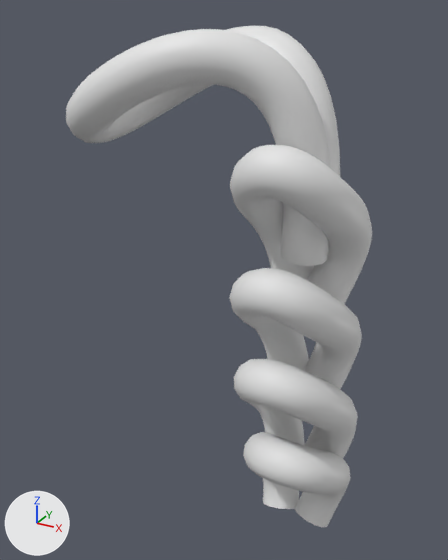
An edit to the Blender file src/models/assets/double-crochet.blend, drawn before and after from the same camera.
Both versions are drawn from a 50 mm lens placed at (0.0284, -0.0357, 0.0366), pointed at (0.0096, -0.0015, 0.0195). Arrows for +X, +Y and +Z are at lower left; the lights stay in place.

Names of what the first picture shows: 'DoubleCrochet'.
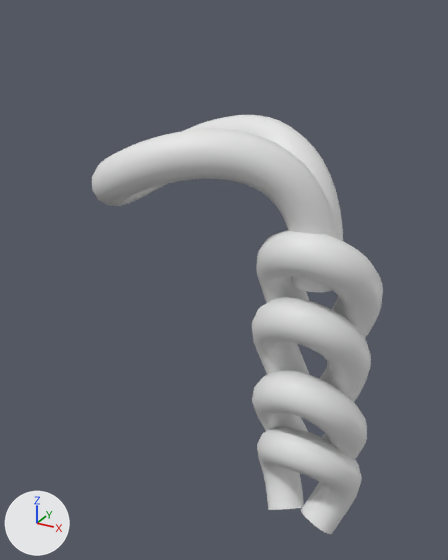
What changed in the scene script:
```text
Change cu_doublecrochet:
    where _sp = cu_doublecrochet.splines.new('NURBS'); _sp.points.add(6)
    remove _sp.points.foreach_set('co', [0.0158, -0.00275, 0.0228, 1.0, 0.0168, -0.00305, 0.0375, 1.0, 0.00368, -0.01, 0.0328, 1.0, -0.00214, -0.00281, 0.0261, 1.0, 0.00353, 0.00375, 0.0328, 1.0, 0.0166, -0.00191, 0.0376, 1.0, 0.0158, -0.00148, 0.0232, 1.0])
    add _sp.points.foreach_set('co', [0.0162, -0.00161, 0.0205, 1.0, 0.0165, -0.00156, 0.0305, 1.0, 0.00337, -0.00887, 0.0282, 1.0, -0.000846, -0.00121, 0.0213, 1.0, 0.00339, 0.00559, 0.0282, 1.0, 0.0164, -0.00111, 0.0305, 1.0, 0.0161, -0.000334, 0.0205, 1.0])
    where _sp = cu_doublecrochet.splines.new('NURBS'); _sp.points.add(6)
    remove _sp.points.foreach_set('co', [0.0141, -0.000393, 0.00067, 1.0, 0.0134, 0.00166, 0.00434, 1.0, 0.0128, -0.0043, 0.0082, 1.0, 0.0166, -0.00741, 0.0113, 1.0, 0.0194, -0.00427, 0.00827, 1.0, 0.0176, 0.00153, 0.00449, 1.0, 0.0167, -0.000518, 0.000771, 1.0])
    add _sp.points.foreach_set('co', [0.0149, -0.00101, 0.00105, 1.0, 0.0135, 0.00104, 0.00378, 1.0, 0.0128, -0.00089, 0.00647, 1.0, 0.0162, -0.004, 0.00976, 1.0, 0.0196, -0.000915, 0.00649, 1.0, 0.0186, 0.000968, 0.00387, 1.0, 0.0174, -0.00114, 0.00104, 1.0])
    where _sp = cu_doublecrochet.splines.new('NURBS'); _sp.points.add(6)
    remove _sp.points.foreach_set('co', [0.0147, -0.00147, 0.006, 1.0, 0.0135, 0.00139, 0.00992, 1.0, 0.0124, -0.00538, 0.0143, 1.0, 0.0157, -0.0077, 0.0177, 1.0, 0.0191, -0.00527, 0.0141, 1.0, 0.0182, 0.00123, 0.00985, 1.0, 0.0167, -0.00153, 0.00565, 1.0])
    add _sp.points.foreach_set('co', [0.015, 0.000272, 0.00561, 1.0, 0.0132, 0.000765, 0.00817, 1.0, 0.0126, -0.00192, 0.0112, 1.0, 0.016, -0.00429, 0.0152, 1.0, 0.0197, -0.00186, 0.0112, 1.0, 0.0188, 0.000829, 0.00809, 1.0, 0.0173, 0.00027, 0.00562, 1.0])
    where _sp = cu_doublecrochet.splines.new('NURBS'); _sp.points.add(6)
    remove _sp.points.foreach_set('co', [0.0152, -0.00184, 0.0115, 1.0, 0.0131, 0.00181, 0.0167, 1.0, 0.0121, -0.00568, 0.0195, 1.0, 0.0157, -0.0078, 0.0246, 1.0, 0.0189, -0.00569, 0.0194, 1.0, 0.0179, 0.00171, 0.0167, 1.0, 0.0163, -0.00196, 0.0117, 1.0])
    add _sp.points.foreach_set('co', [0.015, -0.000479, 0.0111, 1.0, 0.0131, 0.000542, 0.0138, 1.0, 0.0126, -0.00197, 0.0172, 1.0, 0.0159, -0.00429, 0.0198, 1.0, 0.0193, -0.00203, 0.0173, 1.0, 0.0187, 0.000606, 0.0138, 1.0, 0.0172, -0.000537, 0.011, 1.0])
    where _sp = cu_doublecrochet.splines.new('NURBS'); _sp.points.add(6)
    remove _sp.points.foreach_set('co', [0.0152, -0.00184, 0.0184, 1.0, 0.0131, 0.00181, 0.0237, 1.0, 0.0121, -0.00568, 0.0265, 1.0, 0.0157, -0.0078, 0.0315, 1.0, 0.0189, -0.00569, 0.0263, 1.0, 0.0179, 0.00171, 0.0236, 1.0, 0.0163, -0.00196, 0.0186, 1.0])
    add _sp.points.foreach_set('co', [0.0148, -0.000479, 0.0159, 1.0, 0.0132, 0.000765, 0.0185, 1.0, 0.0128, -0.00181, 0.0219, 1.0, 0.016, -0.00446, 0.0241, 1.0, 0.0196, -0.00186, 0.0219, 1.0, 0.0189, 0.000773, 0.0186, 1.0, 0.0174, -0.000537, 0.0159, 1.0])
Change ob_doublecrochet:
    ob_doublecrochet.location: (0.0, 0.0, 0.0) -> (-0.00002, 0.00001, 0.00003)
    ob_doublecrochet.scale: (0.999, 1.0, 1.0) -> (0.996, 1.0, 1.01)
```

Pixel boxes [x1, y1, x2, y2] of what changed, in the pictures (448 x 560 px):
'DoubleCrochet', reshaped, moved, rescaled (16% shorter): before [66, 26, 372, 527]; after [92, 115, 383, 534]
